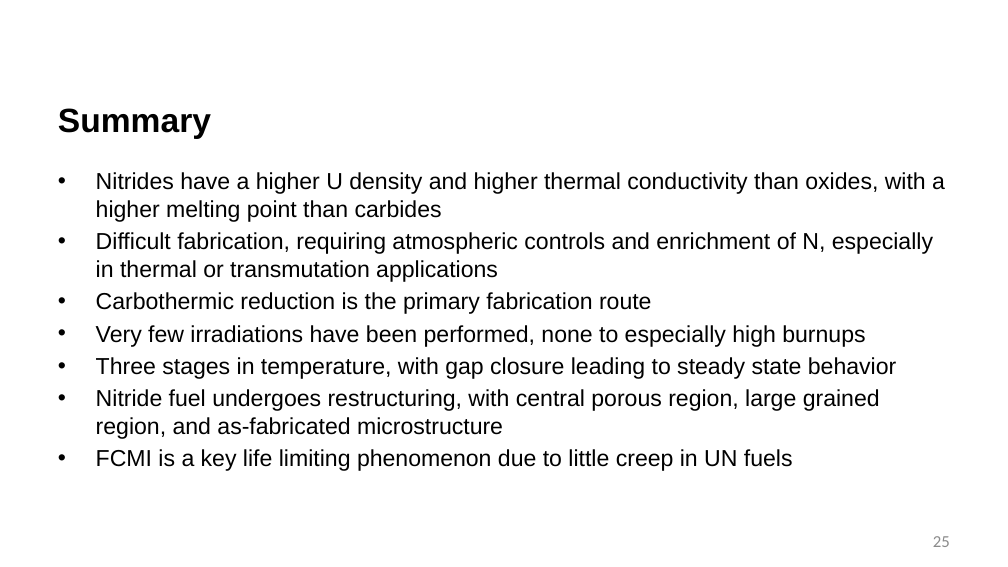
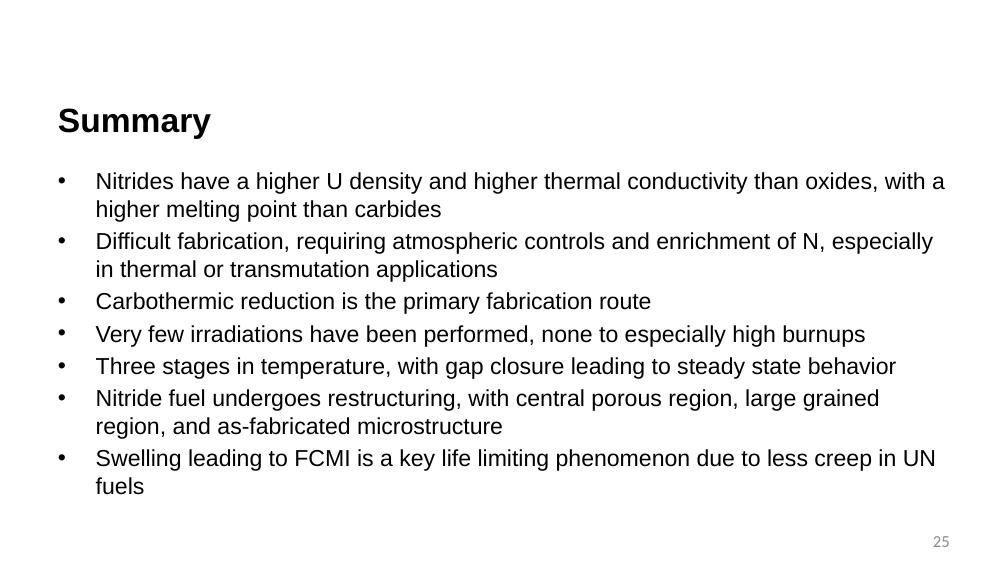
Before and after one commit to benbeeler/TEACHING, a slide deck: slide 25 of Advanced Reactor Materials/Fall2026/Lec18_nitride.pptx. Drawn at 1008x567 pixels with LibreOffice and Linux fonts; fonts in the diff are those of the drawing; background and template pictures are left out. Boxes give left, top, right and bottom in pixels: in the first picture for what was removed or moved away, otherwise in the second. Text is boxed around its words. In the diff, an @@ line names an element or a change of style, - is before the commit and + after.

```diff
--- a/Advanced Reactor Materials/Fall2026/Lec18_nitride.pptx
+++ b/Advanced Reactor Materials/Fall2026/Lec18_nitride.pptx
@@ text at (96, 449, 936, 495): text changed @@
-• FCMI is a key life limiting phenomenon due to little creep in UN fuels
+• Swelling leading to FCMI is a key life limiting phenomenon due to less creep in UN fuels
```
Also in this commit, not shown: 13 other slides changed, 10 slides added, 4 slides removed, 2 other files.
